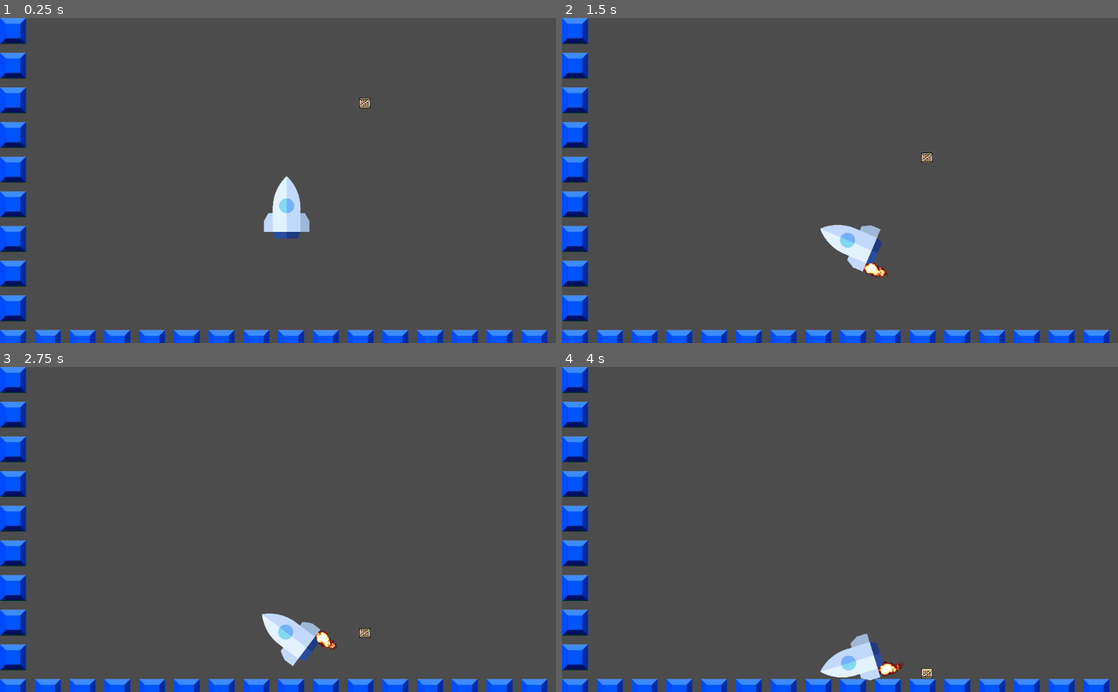
Above: before the commit, frames 1-4 (two rows, left to right).
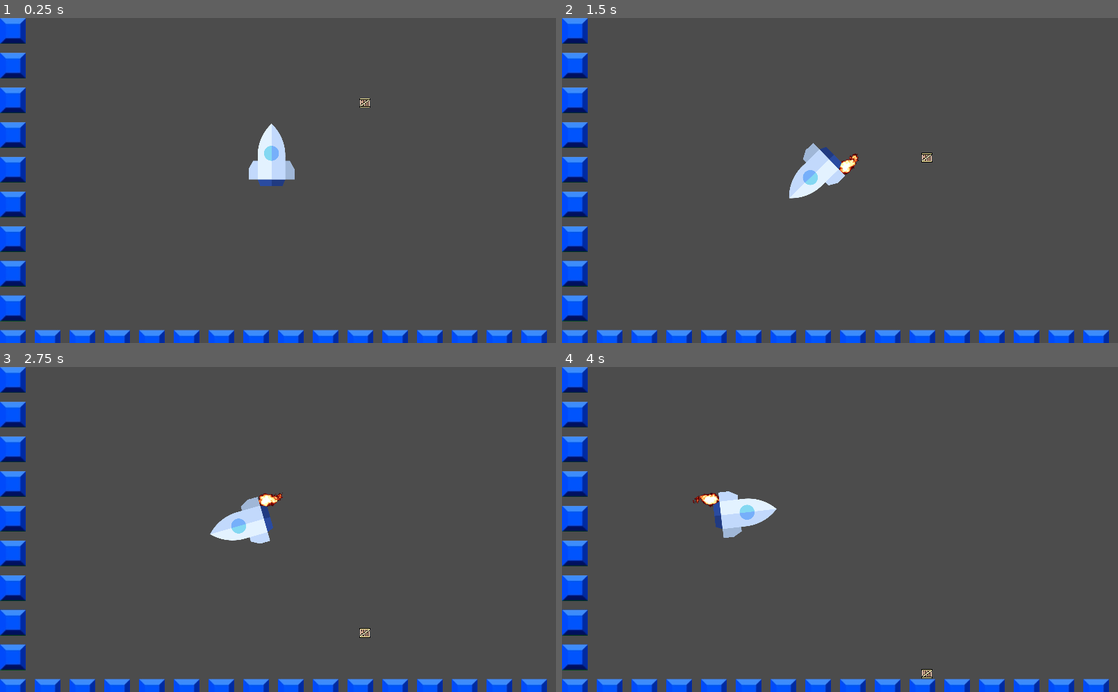
Above: after the commit, the same moments.

Repository: paul-asvb/raekaetae
Game: Godot game, scene res://src/levels/TestLevel.tscn
The game is run twice, just before and just after one commit, with the same random seed, the same clock (stepped at 60 frames per second) and the same inputs.
Inputs:
- Up to frame 1 (0.25 s): no input
- Up to frame 2 (1.5 s): hold Right (move_right) 0.53-1.28 s; hold A (move_left) from 1.28 s (still down)
- Up to frame 3 (2.75 s): release A (move_left) at 2.03 s; hold Right (move_right) from 2.03 s (still down)
- Up to frame 4 (4 s): release Right (move_right) at 3.53 s; hold A (move_left) from 3.53 s (still down)

The runs differ from the first frame. In frame 1, 2.2% of the frame differs, in the area x 0-99%, y 0-100%; in frame 2, 2.5%; in frame 3, 2.5%; in frame 4, 2.5%.

Commit message:
remove direction tests

Diff:
--- a/project.godot
+++ b/project.godot
@@ -24,6 +24,11 @@
 run/main_scene="res://src/levels/TestLevel.tscn"
 config/icon="res://assets/rakete.png"
 
+[display]
+
+window/stretch/mode="2d"
+window/stretch/aspect="keep"
+
 [input]
 
 move_left={
--- a/src/actors/Player.gd
+++ b/src/actors/Player.gd
@@ -15,13 +15,13 @@
 
 	if right ==	 1 :
 		get_node("fireRight").visible = true
-		var boosterForceRight = Vector2(-boosterTorque,-force).direction_to(-self.linear_velocity)
+		var boosterForceRight = Vector2(-boosterTorque,-force)#.direction_to(-self.linear_velocity)
 		var offsetRight := Vector2(offset,0)
 		apply_impulse(offsetRight,boosterForceRight)
 
 	if left ==	 1 :
 		get_node("fireLeft").visible = true
-		var boosterForceLeft = Vector2(boosterTorque,-force).direction_to(-self.linear_velocity)
+		var boosterForceLeft = Vector2(boosterTorque,-force)#.direction_to(-self.linear_velocity)
 		var offsetleft := Vector2(-offset,0)
 		apply_impulse(offsetleft,boosterForceLeft)
 
--- a/src/actors/Player.tscn
+++ b/src/actors/Player.tscn
@@ -320,14 +320,14 @@
 position = Vector2( -32.0335, 71.2907 )
 rotation = 3.14159
 frames = SubResource( 61 )
-frame = 24
+frame = 27
 playing = true
 
 [node name="fireRight" type="AnimatedSprite" parent="."]
 position = Vector2( 30.82, 70.844 )
 rotation = 3.14159
 frames = SubResource( 61 )
-frame = 23
+frame = 26
 playing = true
 
 [node name="rakete" type="Sprite" parent="."]
--- a/src/levels/TestLevel.tscn
+++ b/src/levels/TestLevel.tscn
@@ -39,8 +39,7 @@
 tile_data = PoolIntArray( 0, 0, 0, 16, 0, 0, 65536, 0, 0, 65552, 0, 0, 131072, 0, 0, 131088, 0, 0, 196608, 0, 0, 196624 …(386 unchanged characters)…
 
 [node name="Player" parent="TileMap" instance=ExtResource( 2 )]
-position = Vector2( 527.919, 346.853 )
-can_sleep = false
+position = Vector2( 500, 250 )
 linear_damp = 0.5
 angular_damp = 4.301
 
Not shown, changed: .github/workflows/godot-ci.yml
